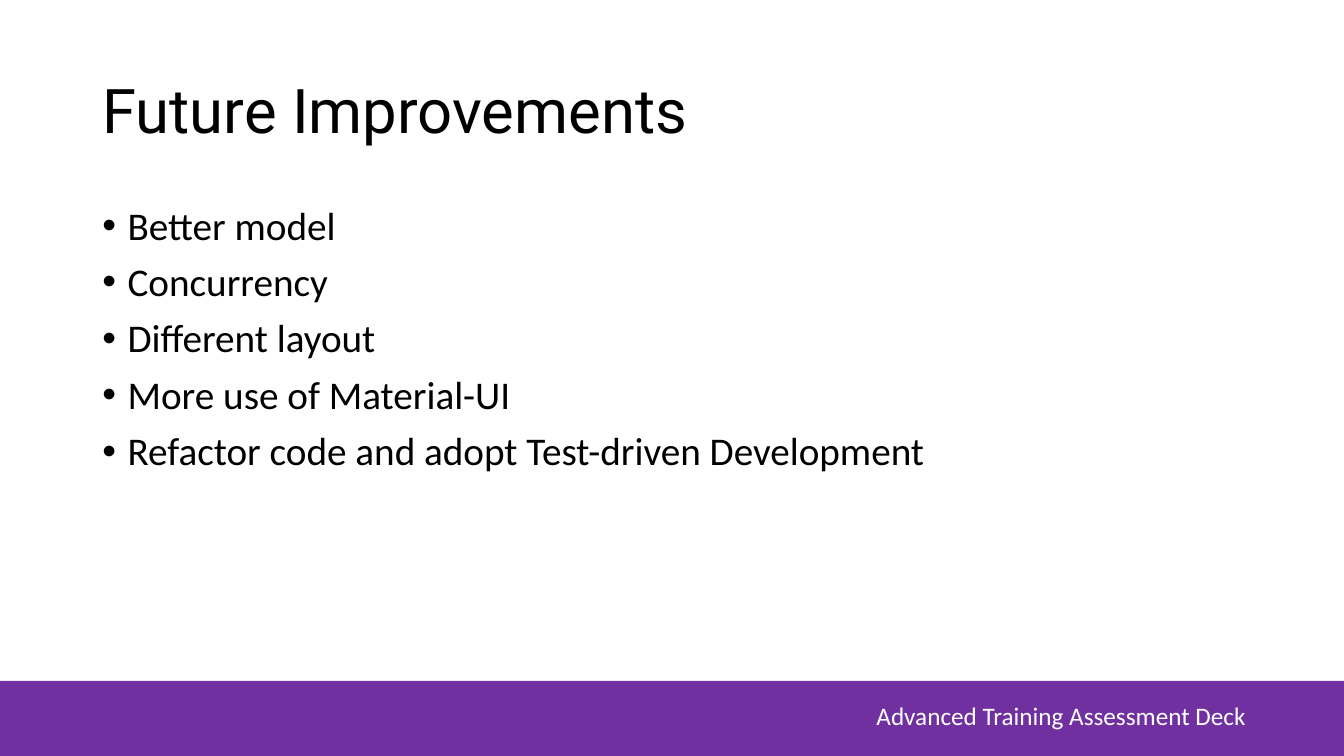
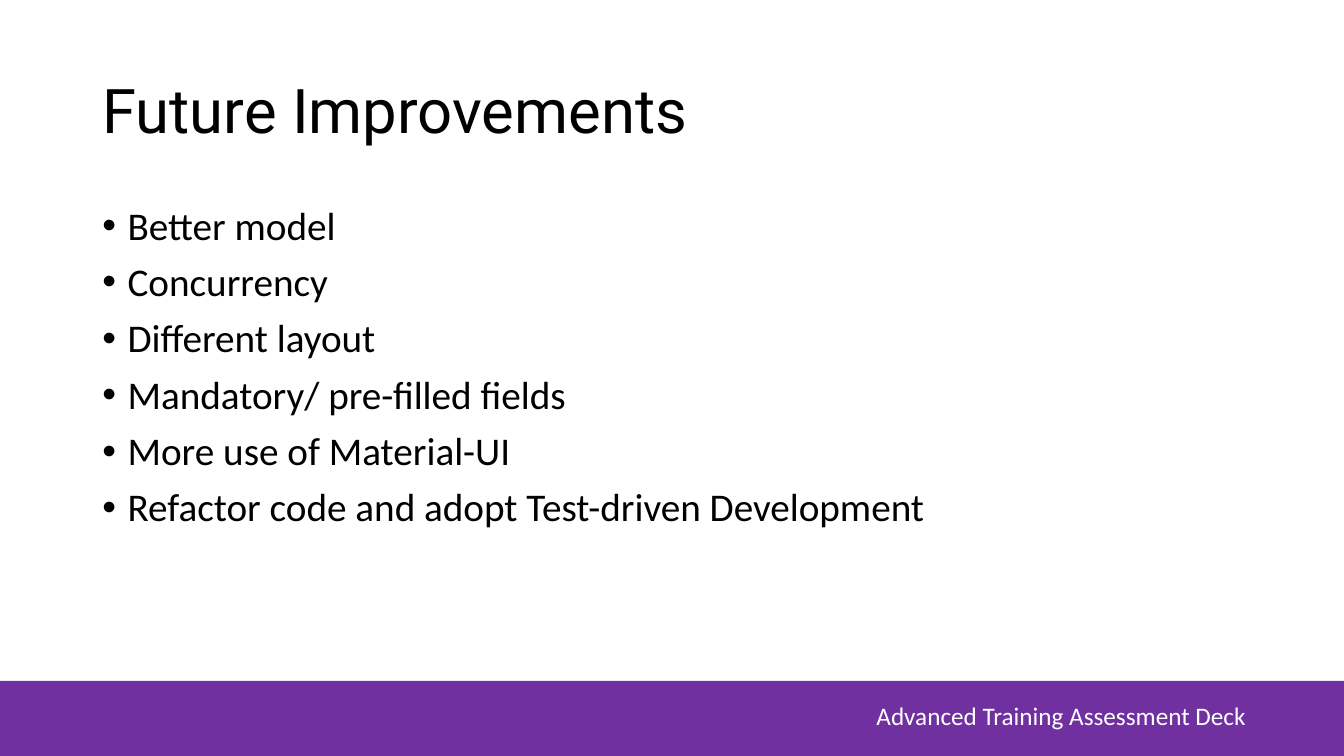
Before and after one commit to joshiefu/MSA_Phase2_WebApp, a slide deck: slide 11 of MSA-Assessment-Deck.pptx. Drawn at 1344x756 pixels with LibreOffice and Linux fonts; fonts in the diff are those of the drawing; background and template pictures are left out. Boxes give left, top, right and bottom in pixels: in the first picture for what was removed or moved away, otherwise in the second. Text is boxed around its words. In the diff, an @@ line names an element or a change of style, - is before the commit and + after.

Commit message:
Further Adjustments

```diff
--- a/MSA-Assessment-Deck.pptx
+++ b/MSA-Assessment-Deck.pptx
@@ text at [128,381,566,416]: paragraph added @@
+• Mandatory/ pre-filled fields
```
